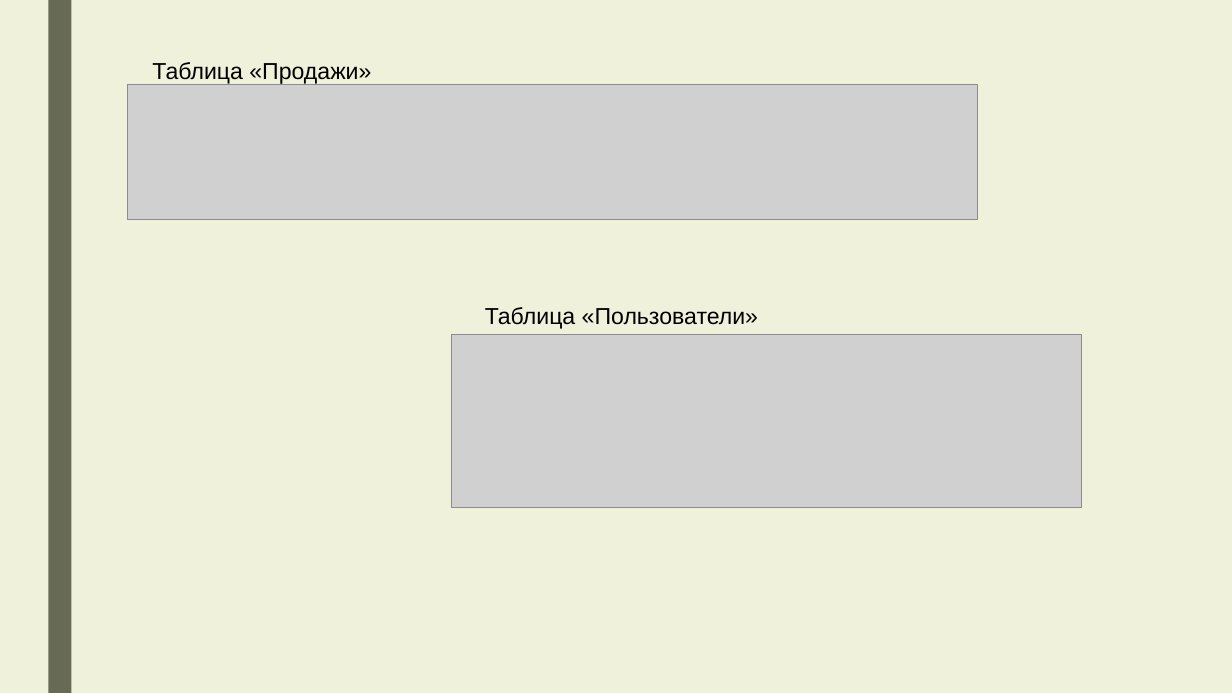
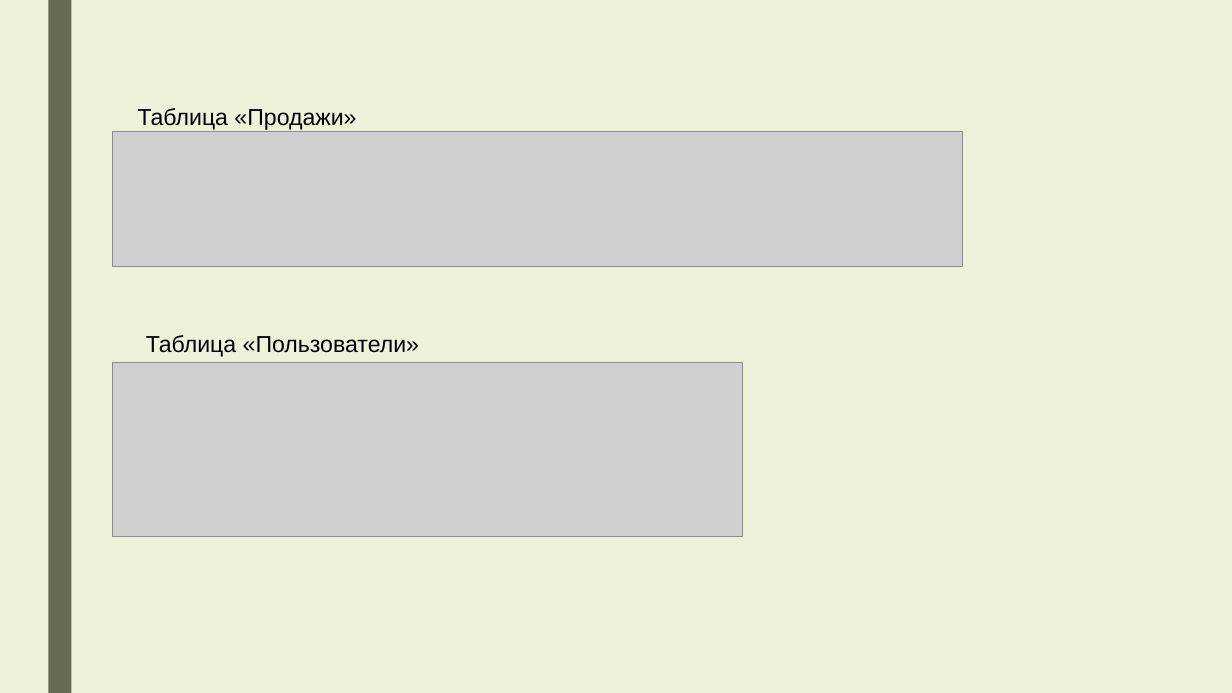
Before and after one commit to APET138/ISPP-5, a slide deck: slide 10 of Презентация по учебной практике.pptx. Drawn at 1232x693 pixels with LibreOffice and Linux fonts; fonts in the diff are those of the drawing; grey boxes stand for pictures. Boxes give left, top, right and bottom in pixels: in the first picture for what was removed or moved away, otherwise in the second. Text is boxed around its words. In the diff, an @@ line names an element or a change of style, - is before the commit and + after.

```diff
--- a/Презентация по учебной практике.pptx
+++ b/Презентация по учебной практике.pptx
@@ text "Таблица «Продажи»": place and size @@
-text "Таблица «Продажи»" at <box>152,62,371,84</box>
+text "Таблица «Продажи»" at <box>138,108,356,130</box>
@@ picture: place and size @@
-picture at <box>128,85,978,220</box>
+picture at <box>112,132,962,267</box>
@@ text "Таблица «Пользователи»": place and size @@
-text "Таблица «Пользователи»" at <box>485,307,758,329</box>
+text "Таблица «Пользователи»" at <box>146,335,419,357</box>
@@ picture: place and size @@
-picture at <box>451,334,1081,507</box>
+picture at <box>112,363,742,537</box>
```
Also in this commit, not shown: 7 other slides changed, 1 slide added, 1 slide removed, 7 other files.
